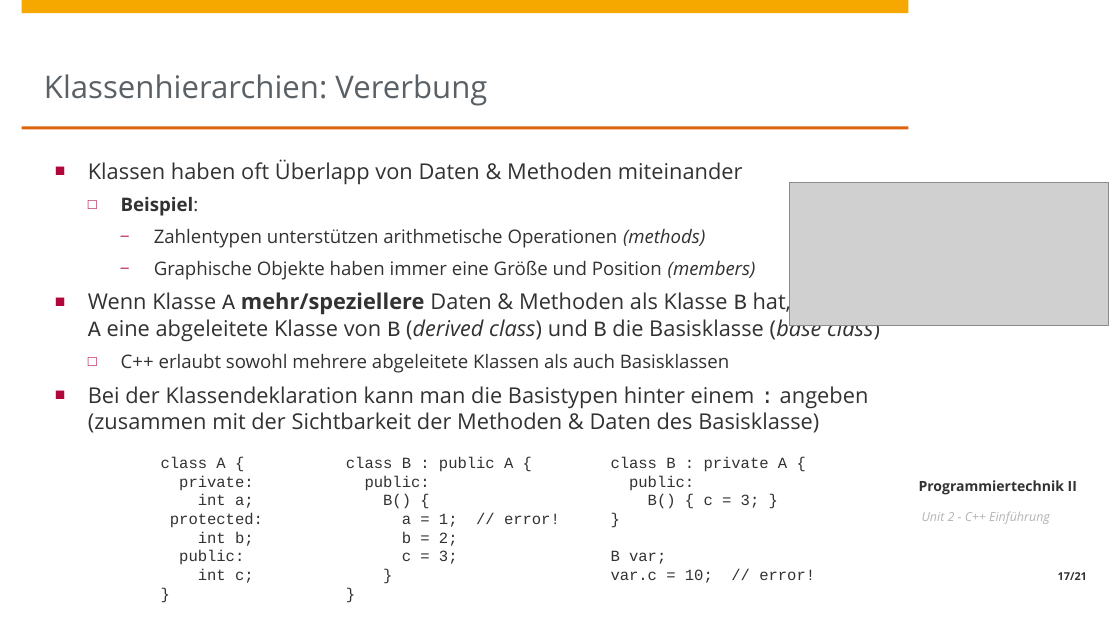
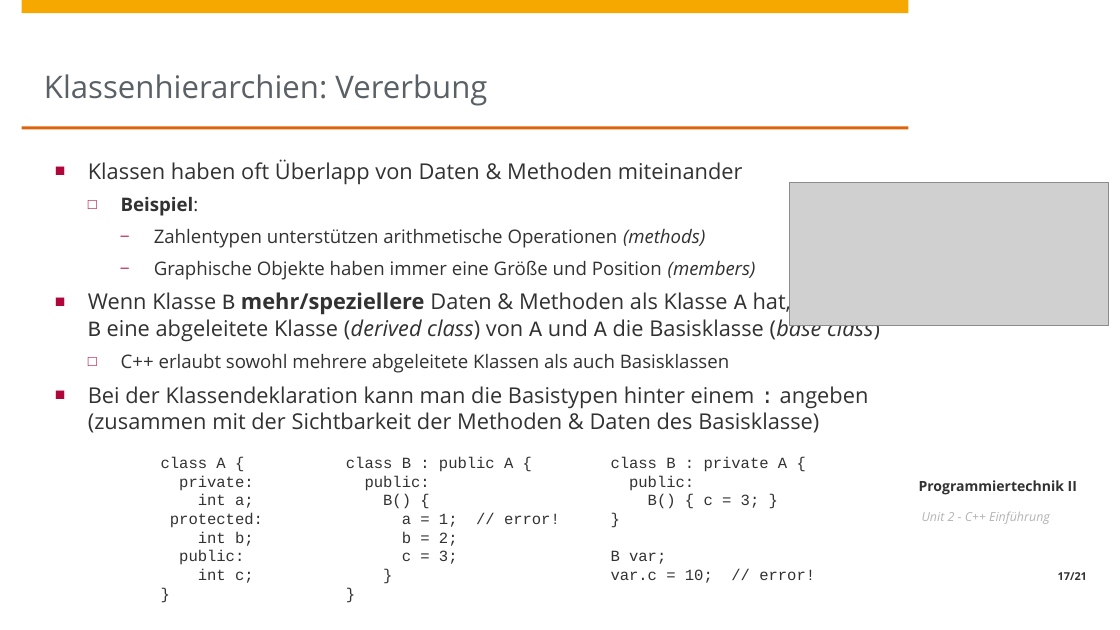
Before and after one commit to HPI-Artificial-Intelligence-Teaching/23-pt2, a slide deck: slide 17 of unit2/Unit2 - C++ Einfuehrung.pptx. Drawn at 1120x630 pixels with LibreOffice and Linux fonts; fonts in the diff are those of the drawing; grey boxes stand for pictures; background and template pictures are left out. Boxes give left, top, right and bottom in pixels: in the first picture for what was removed or moved away, otherwise in the second. Text is boxed around its words. In the diff, an @@ line names an element or a change of style, - is before the commit and + after.

```diff
--- a/unit2/Unit2 - C++ Einfuehrung.pptx
+++ b/unit2/Unit2 - C++ Einfuehrung.pptx
@@ text at bbox=[88, 290, 880, 342]: text changed @@
-■ Wenn Klasse A mehr/speziellere Daten & Methoden als Klasse B hat, dann ist A eine abgeleitete Klasse von B (derived class) und B die Basisklasse (base class)
+■ Wenn Klasse B mehr/speziellere Daten & Methoden als Klasse A hat, dann ist B eine abgeleitete Klasse (derived class) von A und A die Basisklasse (base class)
```
Also in this commit, not shown: 2 other slides changed.
